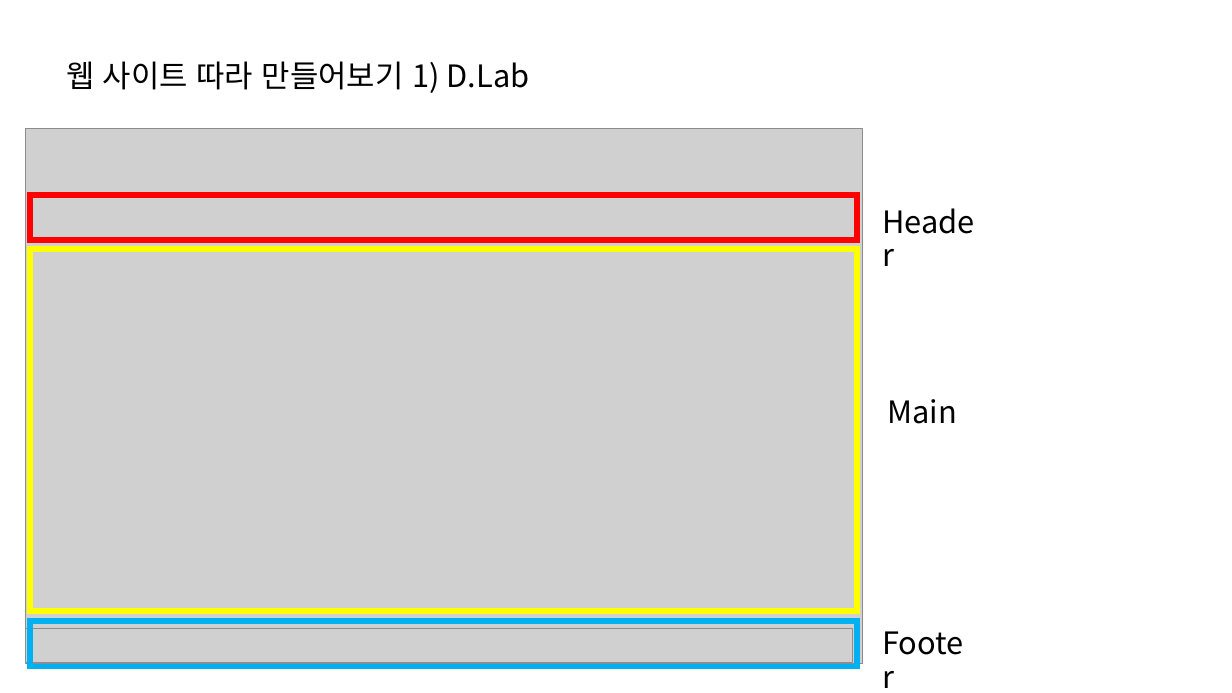
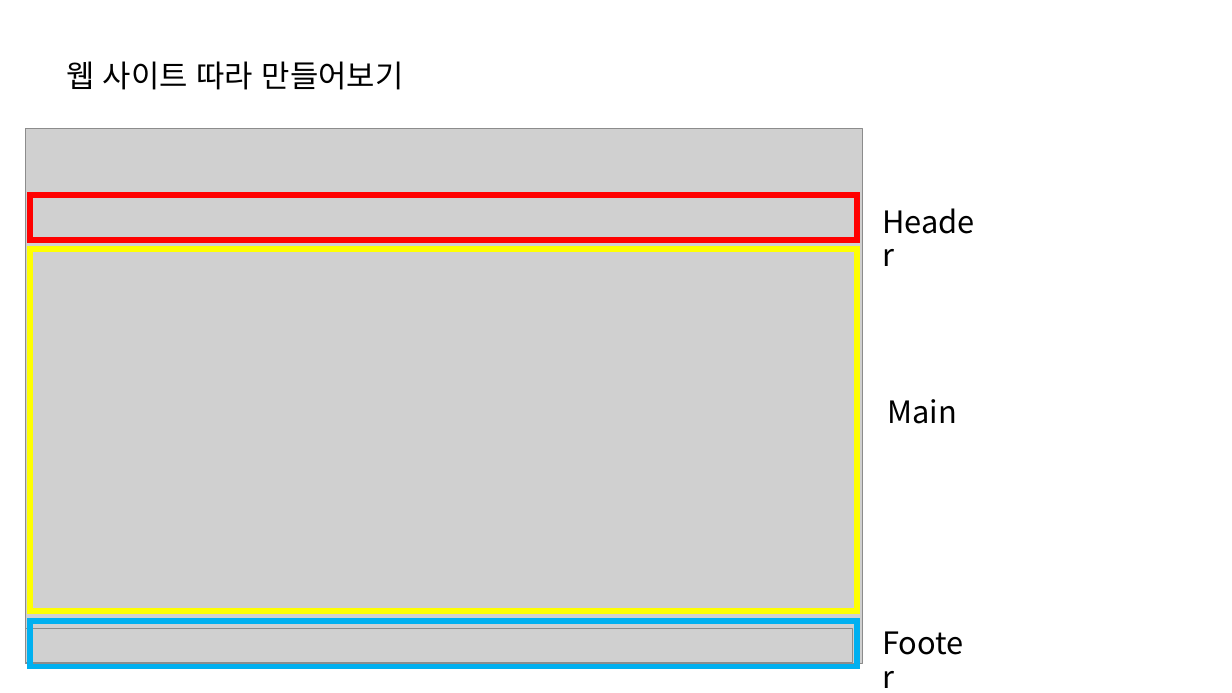
Before and after one commit to rubatocantabile/Creatinig_a_Website_Exercise, a slide deck: slide 3 of 1주차 - 주제별 스터디-웹제작스터디.pptx (slide 4 before the commit). Drawn at 1232x693 pixels with LibreOffice and Linux fonts; fonts in the diff are those of the drawing; grey boxes stand for pictures. Boxes give left, top, right and bottom in pixels: in the first picture for what was removed or moved away, otherwise in the second. Text is boxed around its words. In the diff, an @@ line names an element or a change of style, - is before the commit and + after.

```diff
--- a/1주차 - 주제별 스터디-웹제작스터디.pptx
+++ b/1주차 - 주제별 스터디-웹제작스터디.pptx
@@ text at [66, 61, 404, 90]: text changed @@
-웹 사이트 따라 만들어보기 1) D.Lab
+웹 사이트 따라 만들어보기
```
Also in this commit, not shown: 1 other slide changed, 2 slides added, 3 slides removed.
